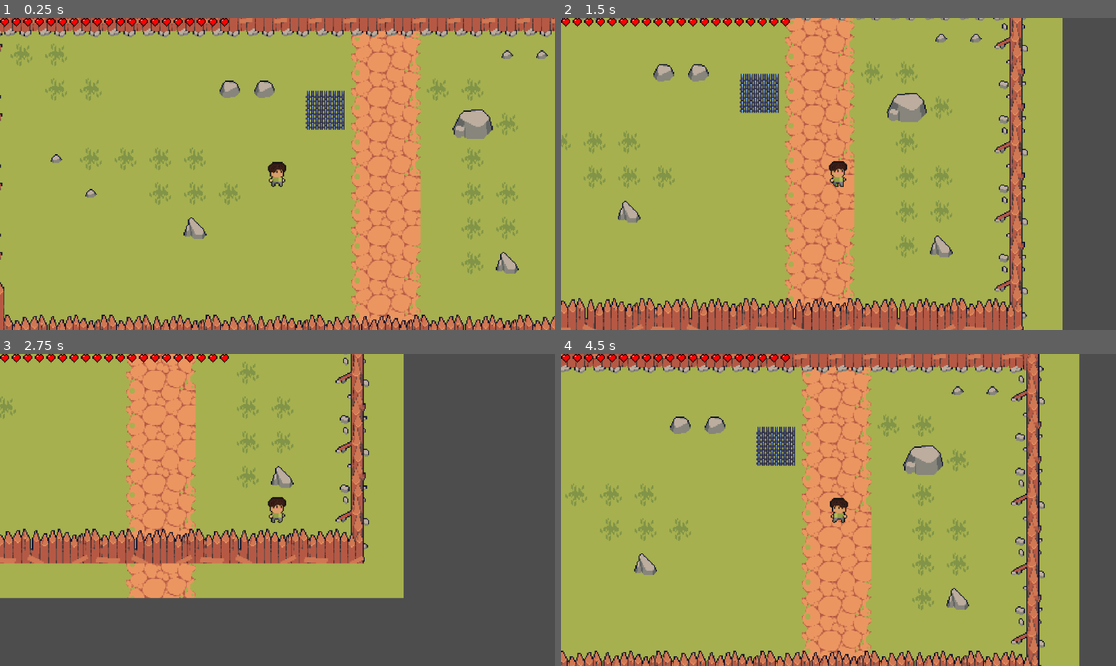
Above: before the commit, frames 1-4 (two rows, left to right).
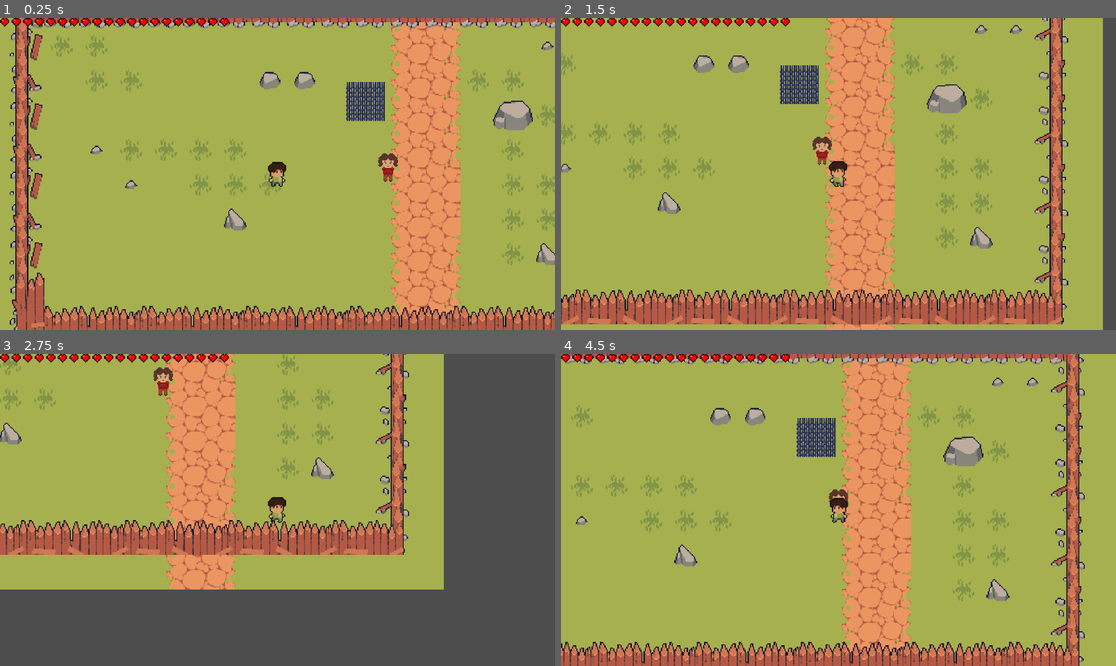
Above: after the commit, the same moments.

Repository: ZekaDevv/Florentino-y-el-Diablo
Game: Godot game, scene res://scenes/Nivel1/Nivel1.tscn
The game is run twice, just before and just after one commit, with the same random seed, the same clock (stepped at 60 frames per second) and the same inputs. The project has no main scene, so this scene is started directly.
Inputs:
- Up to frame 1 (0.25 s): no input
- Up to frame 2 (1.5 s): tap Enter at 0.5 s; hold D (right_movement) 0.53-1.28 s; hold S (down_movement) from 1.28 s (still down)
- Up to frame 3 (2.75 s): release S (down_movement) at 2.03 s; hold D (right_movement) from 2.03 s (still down)
- Up to frame 4 (4.5 s): release D (right_movement) at 2.78 s; hold W (up_movement) 2.78-3.53 s; hold A (left_movement) from 3.53 s (still down)

The runs differ from the first frame. In frame 1, 33% of the frame differs, in the area x 0-100%, y 0-100%; in frame 2, 40%, in the area x 0-98%, y 0-100%; in frame 3, 29%; in frame 4, 40%.

Commit message:
Creación de el enemigo base (objeto) y ajuste de colisiones entre las entidades

Diff:
--- /dev/null
+++ b/components/hitbox/hitbox_component.gd
@@ -0,0 +1,14 @@
+extends Area2D
+
+class_name Hitbox
+
+@export var damage: int = 1
+
+func _on_area_entered(area):
+	print("🔍 DEBUG: La bala tocó el área: ", area.name)
+
+	if area is Hurtbox:
+		print("✅ DEBUG: ¡Es una Hurtbox válida! Enviando daño...")
+		area.take_damage(damage)
+	else:
+		print("❌ DEBUG: No es una Hurtbox. El script del área es: ", area.get_script())
--- /dev/null
+++ b/components/hitbox/hitbox_component.tscn
@@ -0,0 +1,15 @@
+[gd_scene load_steps=2 format=3 uid="uid://cnbejfsvisawh"]
+
+[ext_resource type="Script" uid="uid://b7ew7k5b4k7n" path="res://components/hitbox/hitbox_component.gd" id="1_uf4oc"]
+
+[node name="HitboxComponent" type="Area2D"]
+collision_layer = 0
+collision_mask = 16
+monitorable = false
+script = ExtResource("1_uf4oc")
+
+[node name="CollisionShape2D" type="CollisionShape2D" parent="."]
+light_mask = 2
+visibility_layer = 4
+
+[connection signal="area_entered" from="." to="." method="_on_area_entered"]
--- /dev/null
+++ b/components/hitbox/hitbox_types/hitbox_component_bullet.tscn
@@ -0,0 +1,11 @@
+[gd_scene load_steps=3 format=3 uid="uid://dyrg1f7nhsp37"]
+
+[ext_resource type="PackedScene" uid="uid://cnbejfsvisawh" path="res://components/hitbox/hitbox_component.tscn" id="1_cgd4a"]
+
+[sub_resource type="RectangleShape2D" id="RectangleShape2D_cgd4a"]
+size = Vector2(12, 12)
+
+[node name="HitboxComponentBullet" instance=ExtResource("1_cgd4a")]
+
+[node name="CollisionShape2D" parent="." index="0"]
+shape = SubResource("RectangleShape2D_cgd4a")
--- /dev/null
+++ b/components/hurtbox/hurtbox_component.gd
@@ -0,0 +1,12 @@
+extends Area2D
+class_name Hurtbox
+
+@onready var health_component = get_parent().get_node("HealthComponent")
+
+func take_damage(quantity: int) -> void:
+	print("🛡️ DEBUG: Hurtbox recibió llamada de daño.")
+	if health_component:
+		print("❤️ DEBUG: HealthComponent encontrado. Restando ", quantity, " de vida.")
+		health_component.take_damage(quantity)
+	else:
+		print("💀 DEBUG: ¡ERROR CRÍTICO! HealthComponent es NULL. Revisa la ruta o el nombre del nodo.")
--- /dev/null
+++ b/components/hurtbox/hurtbox_component.tscn
@@ -0,0 +1,11 @@
+[gd_scene load_steps=2 format=3 uid="uid://dge6u0kxo6nh5"]
+
+[ext_resource type="Script" uid="uid://c43bltohinw76" path="res://components/hurtbox/hurtbox_component.gd" id="1_moset"]
+
+[node name="hurtbox_component" type="Area2D"]
+collision_layer = 0
+collision_mask = 0
+monitoring = false
+script = ExtResource("1_moset")
+
+[node name="CollisionShape2D" type="CollisionShape2D" parent="."]
--- /dev/null
+++ b/components/hurtbox/hurtbox_types/hurtbox_component_enemy_base.tscn
@@ -0,0 +1,12 @@
+[gd_scene load_steps=3 format=3 uid="uid://j5pon1yw4yui"]
+
+[ext_resource type="PackedScene" uid="uid://dge6u0kxo6nh5" path="res://components/hurtbox/hurtbox_component.tscn" id="1_gu5db"]
+
+[sub_resource type="RectangleShape2D" id="RectangleShape2D_5tgy4"]
+size = Vector2(18, 26)
+
+[node name="HurtboxComponentEnemyBase" instance=ExtResource("1_gu5db")]
+collision_layer = 16
+
+[node name="CollisionShape2D" parent="." index="0"]
+shape = SubResource("RectangleShape2D_5tgy4")
--- /dev/null
+++ b/components/hurtbox/hurtbox_types/hurtbox_component_player.tscn
@@ -0,0 +1,14 @@
+[gd_scene load_steps=3 format=3 uid="uid://cvrxfsw1ouli"]
+
+[ext_resource type="PackedScene" uid="uid://dge6u0kxo6nh5" path="res://components/hurtbox/hurtbox_component.tscn" id="1_jl35l"]
+
+[sub_resource type="RectangleShape2D" id="RectangleShape2D_mffh6"]
+size = Vector2(17, 24)
+
+[node name="HurtboxComponentPlayer" instance=ExtResource("1_jl35l")]
+collision_layer = 4
+
+[node name="CollisionShape2D" parent="." index="0"]
+light_mask = 2
+visibility_layer = 0
+shape = SubResource("RectangleShape2D_mffh6")
--- a/entities/bullets/BulletBase.tscn
+++ /dev/null
@@ -1,19 +0,0 @@
-[gd_scene load_steps=5 format=3 uid="uid://bifle5qxdda0c"]
-
-[ext_resource type="Script" uid="uid://blqjmn1awtayw" path="res://entities/bullets/BulletBase.gd" id="1_1ausg"]
-[ext_resource type="Texture2D" uid="uid://d3itoi8sor0r7" path="res://assets/bullets/shot_1.png" id="2_1ausg"]
-[ext_resource type="Script" uid="uid://b7ew7k5b4k7n" path="res://entities/bullets/hitbox.gd" id="3_uqfbf"]
-
-[sub_resource type="RectangleShape2D" id="RectangleShape2D_2kyv7"]
-size = Vector2(12, 12)
-
-[node name="BulletBase" type="Area2D"]
-script = ExtResource("1_1ausg")
-speed = 200
-
-[node name="Sprite2D" type="Sprite2D" parent="."]
-texture = ExtResource("2_1ausg")
-
-[node name="Hitbox" type="CollisionShape2D" parent="."]
-shape = SubResource("RectangleShape2D_2kyv7")
-script = ExtResource("3_uqfbf")
--- a/entities/bullets/BulletBase.gd
+++ b/entities/bullets/bullet_base.gd
@@ -6,7 +6,7 @@
 @export var speed: int = 300
 @export var life_time: float = 1
 
-@onready var hitbox = $Hitbox
+@onready var hitbox = $HitboxComponentBullet
 
 var direction: Vector2 = Vector2.RIGHT
 var player_inertia: Vector2 = Vector2.ZERO
--- /dev/null
+++ b/entities/bullets/bullet_base.tscn
@@ -0,0 +1,21 @@
+[gd_scene load_steps=5 format=3 uid="uid://bifle5qxdda0c"]
+
+[ext_resource type="Script" uid="uid://blqjmn1awtayw" path="res://entities/bullets/bullet_base.gd" id="1_1ausg"]
+[ext_resource type="Texture2D" uid="uid://d3itoi8sor0r7" path="res://assets/bullets/shot_1.png" id="2_1ausg"]
+[ext_resource type="PackedScene" uid="uid://dyrg1f7nhsp37" path="res://components/hitbox/hitbox_types/hitbox_component_bullet.tscn" id="3_kwtpj"]
+
+[sub_resource type="RectangleShape2D" id="RectangleShape2D_kwtpj"]
+size = Vector2(12, 12)
+
+[node name="BulletBase" type="Area2D"]
+collision_layer = 32
+script = ExtResource("1_1ausg")
+speed = 200
+
+[node name="CollisionShape2D" type="CollisionShape2D" parent="."]
+shape = SubResource("RectangleShape2D_kwtpj")
+
+[node name="Sprite2D" type="Sprite2D" parent="."]
+texture = ExtResource("2_1ausg")
+
+[node name="HitboxComponentBullet" parent="." instance=ExtResource("3_kwtpj")]
--- a/entities/bullets/bullet_types/bullet_mid.tscn
+++ b/entities/bullets/bullet_types/bullet_mid.tscn
@@ -1,6 +1,6 @@
 [gd_scene load_steps=2 format=3 uid="uid://cmdnahma5wmbw"]
 
-[ext_resource type="PackedScene" uid="uid://bifle5qxdda0c" path="res://entities/bullets/BulletBase.tscn" id="1_l662f"]
+[ext_resource type="PackedScene" uid="uid://bifle5qxdda0c" path="res://entities/bullets/bullet_base.tscn" id="1_l662f"]
 
 [node name="BulletShort" instance=ExtResource("1_l662f")]
 damage = 0.5
--- a/entities/bullets/bullet_types/bullet_short.tscn
+++ b/entities/bullets/bullet_types/bullet_short.tscn
@@ -1,6 +1,6 @@
 [gd_scene load_steps=2 format=3 uid="uid://bcjprw43abw1n"]
 
-[ext_resource type="PackedScene" uid="uid://bifle5qxdda0c" path="res://entities/bullets/BulletBase.tscn" id="1_te2j6"]
+[ext_resource type="PackedScene" uid="uid://bifle5qxdda0c" path="res://entities/bullets/bullet_base.tscn" id="1_te2j6"]
 
 [node name="BulletStrong" instance=ExtResource("1_te2j6")]
 damage = 3.0
--- a/entities/bullets/bullet_types/bullet_strong_durn.tscn
+++ b/entities/bullets/bullet_types/bullet_strong_durn.tscn
@@ -1,6 +1,6 @@
 [gd_scene load_steps=2 format=3 uid="uid://w7lbnotx4acw"]
 
-[ext_resource type="PackedScene" uid="uid://bifle5qxdda0c" path="res://entities/bullets/BulletBase.tscn" id="1_jrq5f"]
+[ext_resource type="PackedScene" uid="uid://bifle5qxdda0c" path="res://entities/bullets/bullet_base.tscn" id="1_jrq5f"]
 
 [node name="BulletStrongDurn" instance=ExtResource("1_jrq5f")]
 damage = 1.5
--- a/entities/bullets/bullet_types/bullet_weak.tscn
+++ b/entities/bullets/bullet_types/bullet_weak.tscn
@@ -1,7 +1,6 @@
 [gd_scene load_steps=2 format=3 uid="uid://mq5ix0asbmrb"]
 
-[ext_resource type="PackedScene" uid="uid://bifle5qxdda0c" path="res://entities/bullets/BulletBase.tscn" id="1_hpx0a"]
+[ext_resource type="PackedScene" uid="uid://bifle5qxdda0c" path="res://entities/bullets/bullet_base.tscn" id="1_hpx0a"]
 
 [node name="BulletWeak" instance=ExtResource("1_hpx0a")]
-damage = 0.2
 speed = 300
--- a/entities/bullets/hitbox.gd
+++ /dev/null
@@ -1,9 +0,0 @@
-extends Area2D
-
-class_name Hitbox
-
-@export var damage: int = 1
-
-func _on_area_entered(area):
-	if area is Hurtbox:
-		area.be_damage(damage)
--- /dev/null
+++ b/entities/enemiis/enemy_base.gd
@@ -0,0 +1,23 @@
+extends CharacterBody2D
+
+class_name EnemyBase
+
+@onready var health_component: Node = $HealthComponent
+@onready var state_machine: StateMachine = $StateMachine
+@onready var sprite: Sprite2D = $Sprite2D
+
+@export var movement_speed: float = 100.0
+
+func _ready():
+	if health_component:
+		health_component.health_depleted.connect(_on_death)
+
+	if state_machine:
+		state_machine.init(self)
+
+func _physics_process(_delta: float) -> void:
+	move_and_slide()
+
+
+func _on_death() -> void:
+	queue_free()
--- /dev/null
+++ b/entities/enemiis/enemy_base.tscn
@@ -0,0 +1,27 @@
+[gd_scene load_steps=7 format=3 uid="uid://n5vr1f8vrqjx"]
+
+[ext_resource type="Script" uid="uid://doteeph15d6jh" path="res://entities/enemiis/enemy_base.gd" id="1_cq2vb"]
+[ext_resource type="Texture2D" uid="uid://cy5ssqv60che2" path="res://assets/characters/npc/señora_buchona.png" id="2_bv2ib"]
+[ext_resource type="PackedScene" uid="uid://cf26lt1a2neto" path="res://components/health/health_component.tscn" id="2_i5m8r"]
+[ext_resource type="Script" uid="uid://2e7s5k1wewt8" path="res://entities/enemiis/scripts/fsm/state_machine.gd" id="3_ffohc"]
+[ext_resource type="PackedScene" uid="uid://j5pon1yw4yui" path="res://components/hurtbox/hurtbox_types/hurtbox_component_enemy_base.tscn" id="4_j3jvu"]
+[ext_resource type="PackedScene" uid="uid://diuueanqwj87" path="res://entities/enemiis/states/enemy_idle.tscn" id="6_mlavj"]
+
+[node name="EnemyBase" type="CharacterBody2D"]
+collision_layer = 8
+collision_mask = 3
+script = ExtResource("1_cq2vb")
+
+[node name="Sprite2D" type="Sprite2D" parent="."]
+scale = Vector2(0.8125, 0.8125)
+texture = ExtResource("2_bv2ib")
+
+[node name="HealthComponent" parent="." instance=ExtResource("2_i5m8r")]
+
+[node name="HurtboxComponentEnemyBase" parent="." instance=ExtResource("4_j3jvu")]
+
+[node name="StateMachine" type="Node" parent="." node_paths=PackedStringArray("initial_state")]
+script = ExtResource("3_ffohc")
+initial_state = NodePath("EnemyIdle")
+
+[node name="EnemyIdle" parent="StateMachine" instance=ExtResource("6_mlavj")]
--- /dev/null
+++ b/entities/enemiis/scripts/fsm/state.gd
@@ -0,0 +1,18 @@
+extends Node
+
+class_name State
+
+var enemy: CharacterBody2D
+var state_machine: StateMachine
+
+func enter() -> void:
+	pass
+
+func exit() -> void:
+	pass
+
+func update(_delta: float) -> void:
+	pass
+
+func physics_update(_delta: float) -> void:
+	pass
--- /dev/null
+++ b/entities/enemiis/scripts/fsm/state_machine.gd
@@ -0,0 +1,37 @@
+extends Node
+
+class_name StateMachine
+
+@export var initial_state: State
+
+var current_state: State
+var states: Dictionary
+
+func init(enemy: CharacterBody2D) -> void:
+
+	for child in get_children():
+		if child is State:
+			states[child.name.to_lower()] = child
+			child.state_machine = self
+			child.enemy = enemy
+
+		if initial_state:
+			change_state(initial_state)
+
+
+func _process(delta: float) -> void:
+	if current_state:
+		current_state.update(delta)
+
+
+func _physics_process(delta: float) -> void:
+	if current_state:
+		current_state.physics_update(delta)
+
+
+func change_state(new_state: State) -> void:
+	if current_state:
+		current_state.exit()
+
+	current_state = new_state
+	current_state.enter()
--- /dev/null
+++ b/entities/enemiis/states/enemy_idle.gd
@@ -0,0 +1,14 @@
+extends State
+
+class_name EnemyIdle
+
+func enter() -> void:
+	print("Enemigo: Entrando en estado Idle")
+
+	enemy.velocity = Vector2.ZERO
+
+func update(_delta: float) -> void:
+	pass
+
+func _physics_process(_delta: float) -> void:
+	pass
--- /dev/null
+++ b/entities/enemiis/states/enemy_idle.tscn
@@ -0,0 +1,6 @@
+[gd_scene load_steps=2 format=3 uid="uid://diuueanqwj87"]
+
+[ext_resource type="Script" uid="uid://pij0y3fu50ha" path="res://entities/enemiis/states/enemy_idle.gd" id="1_xlio5"]
+
+[node name="EnemyIdle" type="Node"]
+script = ExtResource("1_xlio5")
--- a/entities/player/hurtbox.gd
+++ /dev/null
@@ -1,8 +0,0 @@
-extends Area2D
-class_name Hurtbox
-
-@onready var health_component = get_parent().get_node("HealthComponent")
-
-func take_damage(quantity: int) -> void:
-	if health_component:
-		health_component.take_damage(quantity)
--- a/entities/player/player.tscn
+++ b/entities/player/player.tscn
@@ -10,10 +10,10 @@
 [ext_resource type="PackedScene" uid="uid://mq5ix0asbmrb" path="res://entities/bullets/bullet_types/bullet_weak.tscn" id="4_afbqv"]
 [ext_resource type="PackedScene" uid="uid://cgxujxt0vo28a" path="res://entities/weapons/weapon_types/drum.tscn" id="4_fkugw"]
 [ext_resource type="PackedScene" uid="uid://cf26lt1a2neto" path="res://components/health/health_component.tscn" id="4_gd5fs"]
-[ext_resource type="Script" uid="uid://blqjmn1awtayw" path="res://entities/bullets/BulletBase.gd" id="5_bectd"]
-[ext_resource type="Script" uid="uid://c43bltohinw76" path="res://entities/player/hurtbox.gd" id="5_yqwn8"]
+[ext_resource type="Script" uid="uid://blqjmn1awtayw" path="res://entities/bullets/bullet_base.gd" id="5_bectd"]
 [ext_resource type="Texture2D" uid="uid://d3itoi8sor0r7" path="res://assets/bullets/shot_1.png" id="6_wvtmh"]
-[ext_resource type="Script" uid="uid://b7ew7k5b4k7n" path="res://entities/bullets/hitbox.gd" id="7_7thud"]
+[ext_resource type="Script" uid="uid://b7ew7k5b4k7n" path="res://components/hitbox/hitbox_component.gd" id="7_7thud"]
+[ext_resource type="PackedScene" uid="uid://cvrxfsw1ouli" path="res://components/hurtbox/hurtbox_types/hurtbox_component_player.tscn" id="14_afbqv"]
 
 [sub_resource type="RectangleShape2D" id="RectangleShape2D_41hvs"]
 size = Vector2(17, 24)
@@ -35,10 +35,9 @@
 "version": 3
 }
 
-[sub_resource type="RectangleShape2D" id="RectangleShape2D_ex5d7"]
-size = Vector2(17, 24)
-
 [node name="Player" type="CharacterBody2D"]
+collision_layer = 2
+collision_mask = 5
 script = ExtResource("1_ycxet")
 
 [node name="AnimatedSprite2D" type="AnimatedSprite2D" parent="."]
@@ -57,7 +56,6 @@
 
 [node name="Maracas" parent="Weapon" instance=ExtResource("3_afbqv")]
 scene_bullet = ExtResource("4_afbqv")
-inertia_factor = 0.2
 spawn_margin = 0.0
 arc_spread = 15.0
 
@@ -85,11 +83,4 @@
 
 [node name="HealthComponent" parent="." instance=ExtResource("4_gd5fs")]
 
-[node name="Hurtbox" type="Area2D" parent="."]
-script = ExtResource("5_yqwn8")
-
-[node name="CollisionShape2D" type="CollisionShape2D" parent="Hurtbox"]
-light_mask = 0
-position = Vector2(-0.5, 0)
-shape = SubResource("RectangleShape2D_ex5d7")
-debug_color = Color(0, 0, 0, 0.41960785)
+[node name="HurtboxComponentPlayer" parent="." instance=ExtResource("14_afbqv")]
--- a/entities/weapons/weapon.tscn
+++ b/entities/weapons/weapon.tscn
@@ -1,9 +1,9 @@
 [gd_scene load_steps=7 format=3 uid="uid://cqkui8b761lwd"]
 
 [ext_resource type="Script" uid="uid://b15ft1ligkt1r" path="res://entities/weapons/weapon.gd" id="1_mky6i"]
-[ext_resource type="Script" uid="uid://blqjmn1awtayw" path="res://entities/bullets/BulletBase.gd" id="2_l8a67"]
+[ext_resource type="Script" uid="uid://blqjmn1awtayw" path="res://entities/bullets/bullet_base.gd" id="2_l8a67"]
 [ext_resource type="Texture2D" uid="uid://d3itoi8sor0r7" path="res://assets/bullets/shot_1.png" id="3_2n5qc"]
-[ext_resource type="Script" uid="uid://b7ew7k5b4k7n" path="res://entities/bullets/hitbox.gd" id="4_8ul80"]
+[ext_resource type="Script" uid="uid://b7ew7k5b4k7n" path="res://components/hitbox/hitbox_component.gd" id="4_8ul80"]
 
 [sub_resource type="RectangleShape2D" id="RectangleShape2D_2kyv7"]
 size = Vector2(12, 12)
--- a/project.godot
+++ b/project.godot
@@ -58,15 +58,13 @@
 
 [layer_names]
 
-2d_render/layer_1="Player"
-2d_render/layer_2="Entities"
-2d_render/layer_3="ED"
-2d_render/layer_4="ED"
-2d_render/layer_5="EI"
-2d_physics/layer_1="Player"
-2d_physics/layer_2="Walls"
-2d_physics/layer_3="Bullets"
-2d_physics/layer_4="IE"
+2d_physics/layer_1="World"
+2d_physics/layer_2="Player"
+2d_physics/layer_3="PlayerHurtbox"
+2d_physics/layer_4="Enemy"
+2d_physics/layer_5="EnemyHurtbox"
+2d_physics/layer_6="PlayerAttacks"
+2d_physics/layer_7="EnemyAttacks"
 avoidance/layer_1="Entities"
 avoidance/layer_2="Bullets"
 avoidance/layer_3="Walls"
--- a/resources/tilesets/world.tres
+++ b/resources/tilesets/world.tres
@@ -561,7 +561,8 @@
 
 [sub_resource type="TileSetAtlasSource" id="TileSetAtlasSource_68rxl"]
 texture = ExtResource("5_dawux")
-texture_region_size = Vector2i(7, 34)
+texture_region_size = Vector2i(7, 31)
+0:0/0 = 0
 
 [sub_resource type="TileSetAtlasSource" id="TileSetAtlasSource_hmde0"]
 texture = ExtResource("6_3nt1q")
@@ -578,7 +579,7 @@
 
 [sub_resource type="TileSetAtlasSource" id="TileSetAtlasSource_5qfkk"]
 texture = ExtResource("8_0wyhm")
-texture_region_size = Vector2i(63, 64)
+texture_region_size = Vector2i(40, 32)
 0:0/0 = 0
 0:1/0 = 0
 
--- a/scenes/Escenas Jhonder/sala_1_josuess.tscn
+++ b/scenes/Escenas Jhonder/sala_1_josuess.tscn
@@ -4,6 +4,7 @@
 [ext_resource type="PackedScene" uid="uid://b3sky51l2wo47" path="res://entities/player/player.tscn" id="2_xbkjx"]
 
 [node name="sala 1 Josuess" type="Node2D"]
+position = Vector2(-2, -2)
 
 [node name="Floor" type="TileMapLayer" parent="."]
 position = Vector2(0, 8)
--- a/scenes/Nivel1/Nivel1.tscn
+++ b/scenes/Nivel1/Nivel1.tscn
@@ -1,10 +1,11 @@
-[gd_scene load_steps=6 format=4 uid="uid://coke443b1bhtk"]
+[gd_scene load_steps=7 format=4 uid="uid://coke443b1bhtk"]
 
 [ext_resource type="TileSet" uid="uid://br65u3fvixncs" path="res://resources/tilesets/world.tres" id="1_d8ihg"]
 [ext_resource type="Script" uid="uid://2bjm3lvk32lw" path="res://scenes/Nivel1/nivel_1.gd" id="1_ocf45"]
 [ext_resource type="PackedScene" uid="uid://b6afcx1yc8jpf" path="res://GUI/gui.tscn" id="2_1488l"]
 [ext_resource type="PackedScene" uid="uid://b3sky51l2wo47" path="res://entities/player/player.tscn" id="2_pb1nm"]
 [ext_resource type="PackedScene" uid="uid://b4kqwj3d4yw2l" path="res://scenes/Prueba Daño/area_2d.tscn" id="4_1488l"]
+[ext_resource type="PackedScene" uid="uid://n5vr1f8vrqjx" path="res://entities/enemiis/enemy_base.tscn" id="5_62wm5"]
 
 [node name="World" type="Node2D"]
 script = ExtResource("1_ocf45")
@@ -22,8 +23,11 @@
 [node name="Area2D" parent="." instance=ExtResource("4_1488l")]
 position = Vector2(40, -61)
 
+[node name="EnemyBase" parent="." instance=ExtResource("5_62wm5")]
+position = Vector2(61, 0)
+
 [node name="Player" parent="." instance=ExtResource("2_pb1nm")]
-position = Vector2(-4, -2)
+position = Vector2(-41, 6)
 
 [node name="Wall" type="TileMapLayer" parent="."]
 tile_map_data = PackedByteArray("AAD4//r/AAABAAAAAAD4//v/AAABAAEAAAD5//r/AAABAAAAAAD5//v/AAABAAEAAAD6//r/AAABAAAAAAD6// …(1088 unchanged characters)…
--- a/scenes/Prueba Daño/area_2d.tscn
+++ b/scenes/Prueba Daño/area_2d.tscn
@@ -11,6 +11,8 @@
 region = Rect2(54, 252, 36, 36)
 
 [node name="Area2D" type="Area2D"]
+collision_layer = 0
+collision_mask = 4
 script = ExtResource("1_dl81w")
 
 [node name="CollisionShape2D" type="CollisionShape2D" parent="."]
Renamed: entities/bullets/hitbox.gd.uid -> components/hitbox/hitbox_component.gd.uid
Renamed: entities/player/hurtbox.gd.uid -> components/hurtbox/hurtbox_component.gd.uid
Renamed: entities/bullets/BulletBase.gd.uid -> entities/bullets/bullet_base.gd.uid
Not shown, added: entities/enemiis/enemy_base.gd.uid
Not shown, added: entities/enemiis/scripts/fsm/state.gd.uid
Not shown, added: entities/enemiis/scripts/fsm/state_machine.gd.uid
Not shown, added: entities/enemiis/states/enemy_idle.gd.uid
Not shown: 1 places in entities/player/player.tscn that only renumber resources
